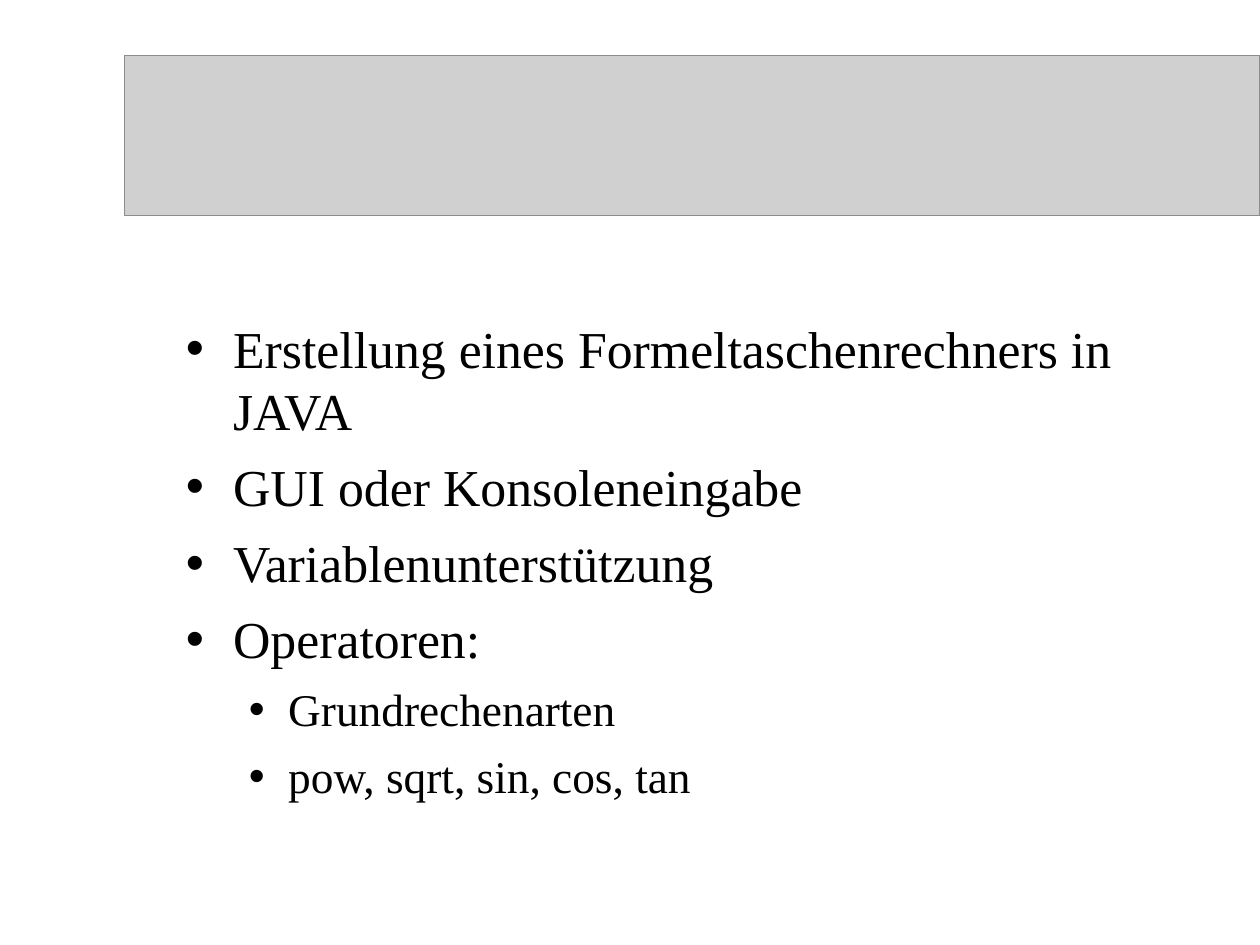
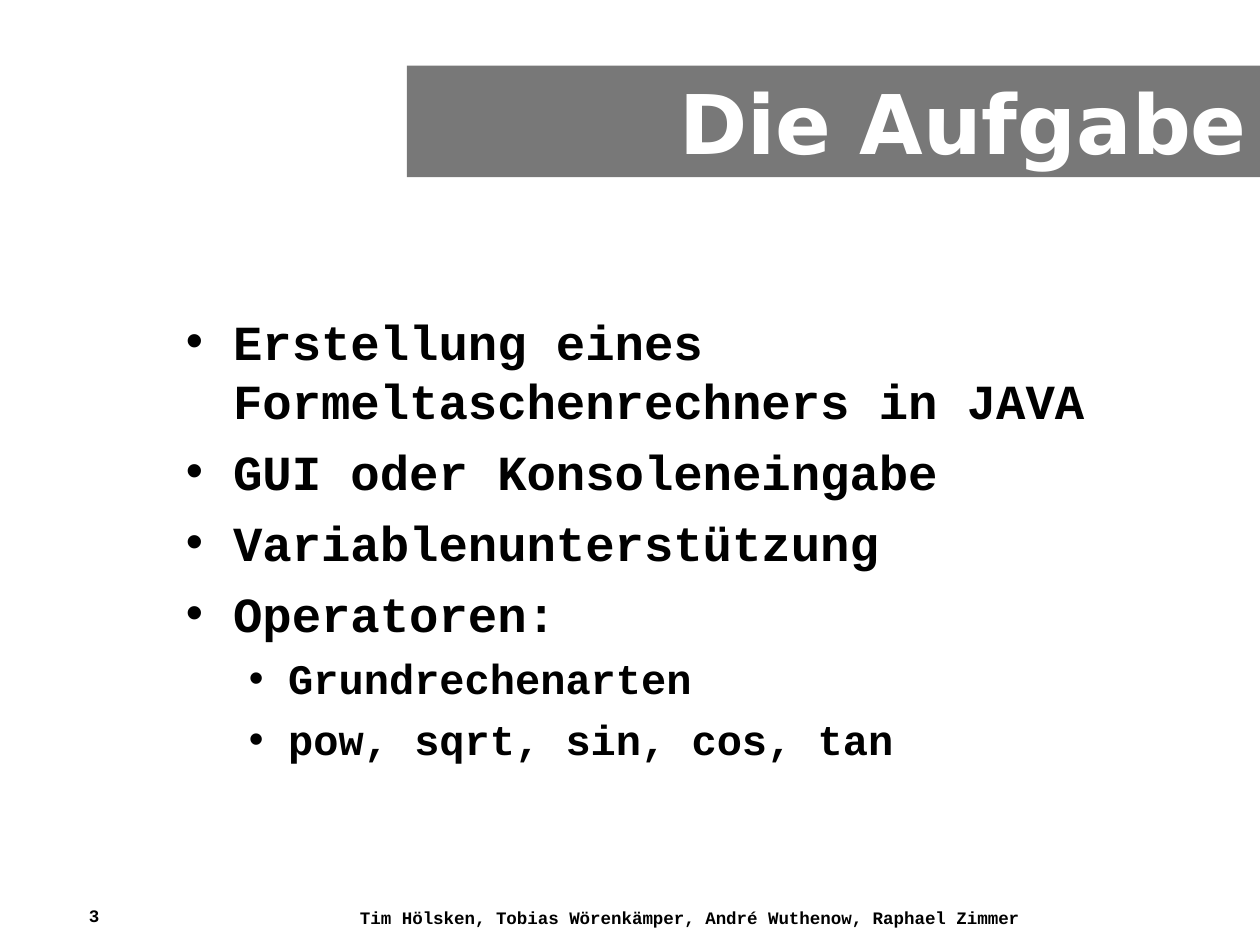
Before and after one commit to timhoelsken/easygoingcalculatorwithoutnumbers, a slide deck: slide 3 of Calculator/misc/documents/Praesentation.ppt. Drawn at 1260x945 pixels with LibreOffice and Linux fonts; fonts in the diff are those of the drawing; grey boxes stand for pictures; background and template pictures are left out. Boxes give left, top, right and bottom in pixels: in the first picture for what was removed or moved away, otherwise in the second. Text is boxed around its words. In the diff, an @@ line names an element or a change of style, - is before the commit and + after.

Commit message:
% style + headings

```diff
--- a/Calculator/misc/documents/Praesentation.ppt
+++ b/Calculator/misc/documents/Praesentation.ppt
@@ picture removed at bbox=[125, 55, 1260, 215] @@
@@ rectangle added at bbox=[407, 66, 1260, 178], fill #000000 at 53% opacity, 47 pt, text #FFFFFF, bold @@
+Die Aufgabe
@@ text "Erstellung eines Formeltaschenrechners in JAVA" at bbox=[233, 325, 1084, 764]: size 29.6 to 28 pt in "Erstellung eines Formeltaschenrechners in JAVA", "GUI oder Konsoleneingabe", "Variablenunterstützung", "Operatoren:"; font Times New Roman to Courier New, bold on; size 25.9 to 24 pt in "Grundrechenarten", "pow, sqrt, sin, cos, tan"; less space between paragraphs @@
@@ page number added at bbox=[89, 910, 100, 922], 10 pt, text #000000, bold @@
+3
@@ text added at bbox=[360, 911, 1019, 928], 10 pt, text #000000, bold @@
+Tim Hölsken, Tobias Wörenkämper, André Wuthenow, Raphael Zimmer
```
Also in this commit, not shown: 7 other slides changed, 10 slides added, 10 slides removed.
